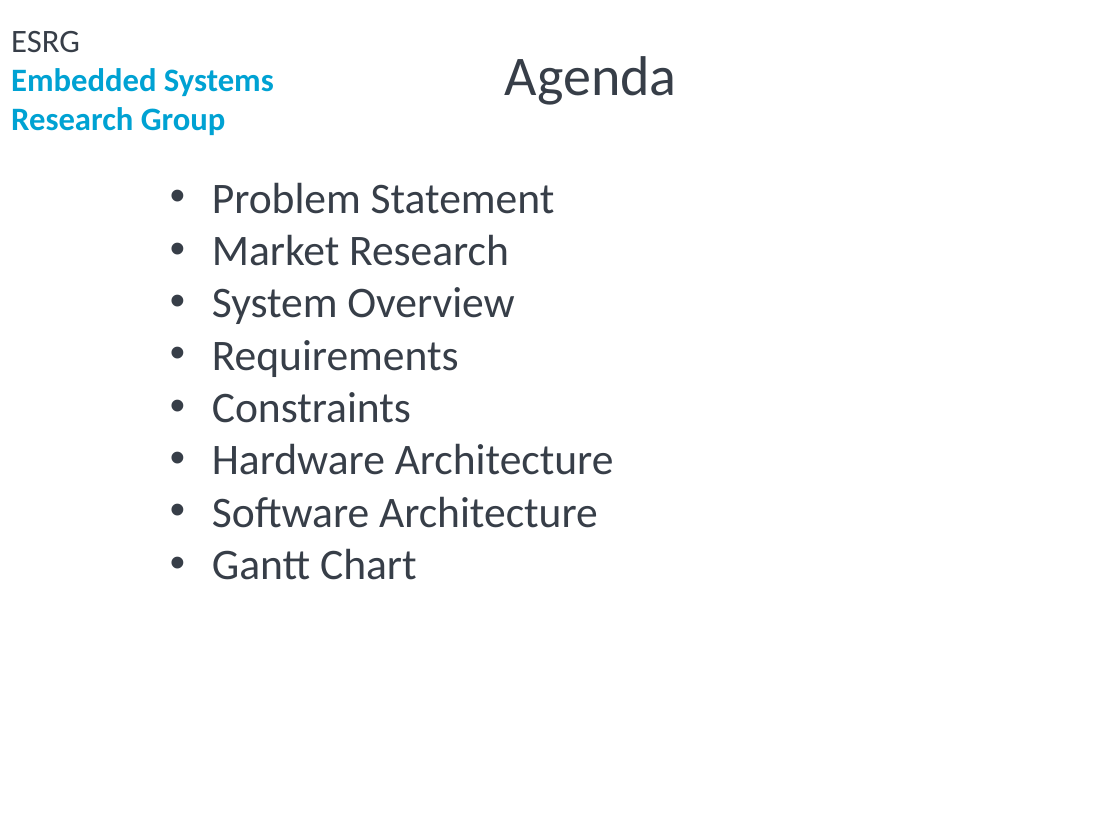
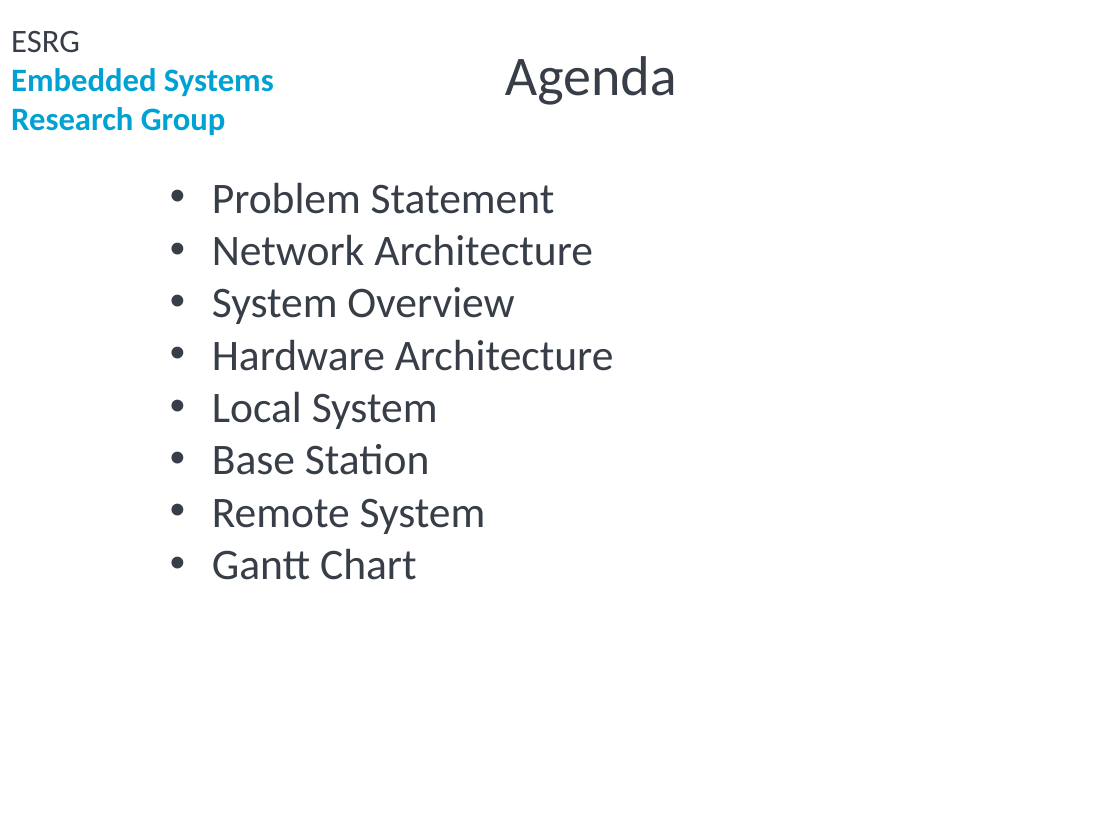
Before and after one commit to ESRGgroup9/slipad, a slide deck: slide 2 of project/group9.pptx. Drawn at 1120x840 pixels with LibreOffice and Linux fonts; fonts in the diff are those of the drawing; background and template pictures are left out. Boxes give left, top, right and bottom in pixels: in the first picture for what was removed or moved away, otherwise in the second. Text is boxed around its words. In the diff, an @@ line names an element or a change of style, - is before the commit and + after.

```diff
--- a/project/group9.pptx
+++ b/project/group9.pptx
@@ text at (x1=212, y1=234, x2=593, y2=266): text changed @@
-• Market Research
+• Network Architecture
@@ text at (x1=212, y1=340, x2=459, y2=423): paragraphs removed @@
-• Requirements
-• Constraints
@@ text at (x1=212, y1=391, x2=486, y2=534): text changed @@
-• Software Architecture
+• Local System
+• Base Station
+• Remote System
```
Also in this commit, not shown: 6 other slides changed, 18 slides added, 6 slides removed, 1 other file.
